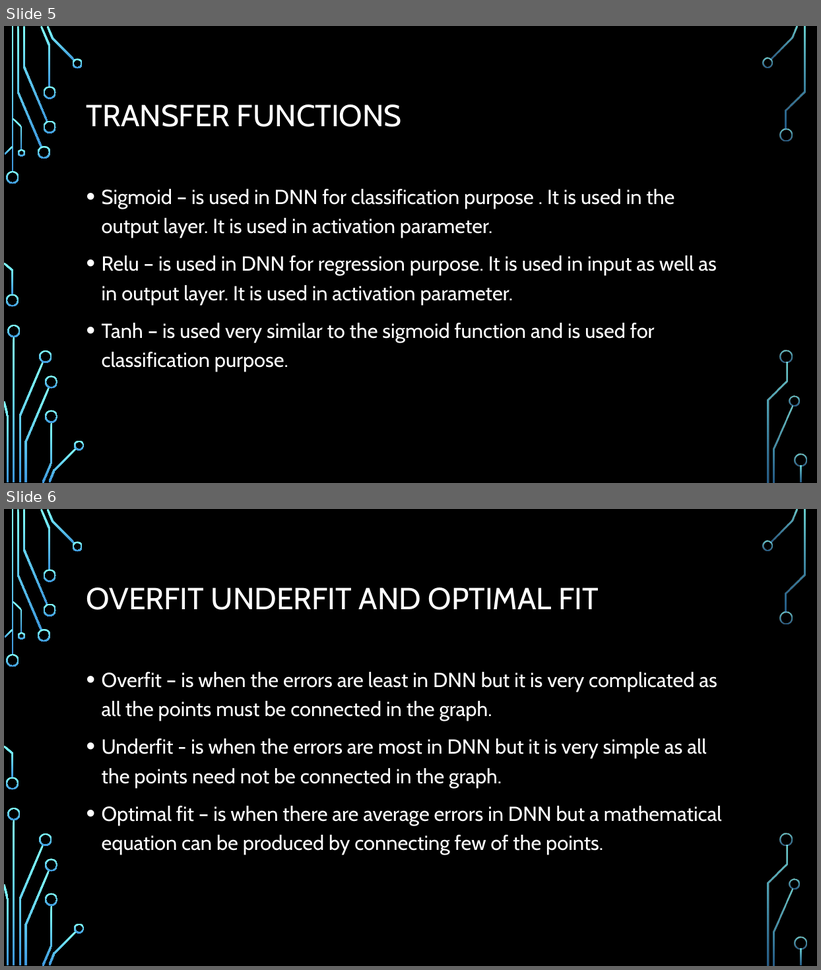
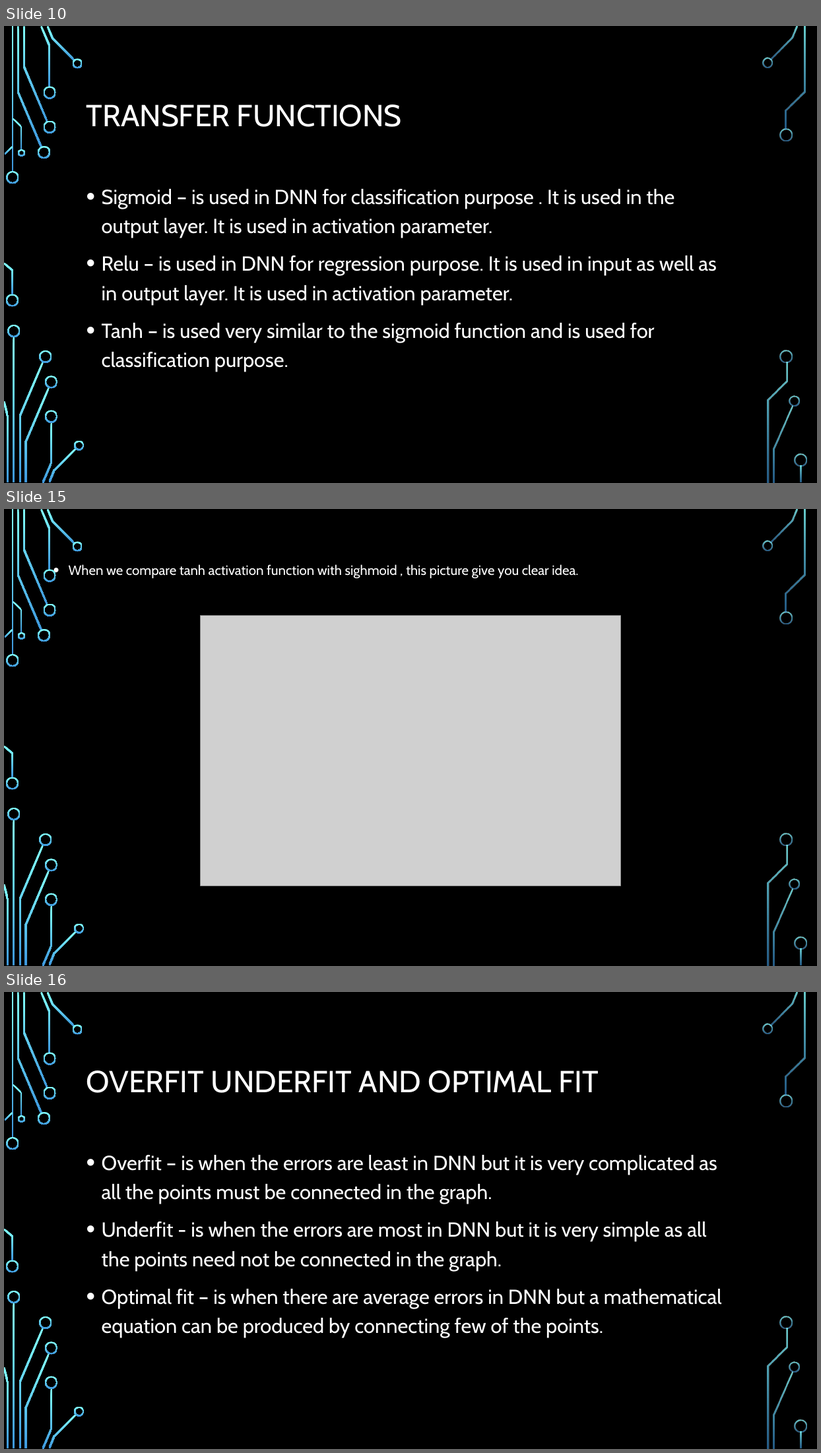
Before and after one commit to ENG19CS0023-AKSHAY/Deep-learning, a slide deck: ENG19CS0023(Akshay V R)(DL assignment 2).pptx. Shown one above the other, each under a label of ours: slides 5 and 6 before the commit, slides 10, 15 and 16 after it; the slides between them are not shown. The pictures are 821x970 and 821x1453 pixels, drawn with LibreOffice and Linux fonts; fonts in the diff are those of the drawing; grey boxes stand for pictures; background and template pictures are left out. Boxes give left, top, right and bottom in pixels: in the first picture for what was removed or moved away, otherwise in the second. Text is boxed around its words. In the diff, an @@ line names an element or a change of style, - is before the commit and + after.

```diff
--- a/ENG19CS0023(Akshay V R)(DL assignment 2).pptx
+++ b/ENG19CS0023(Akshay V R)(DL assignment 2).pptx
@@ slide 15 added at (4,509,817,966), background picture (left out); not listed: 36 template elements that a slide beside it also shows @@
@@ text added at (69,564,578,578), 16 pt, text #FFFFFF @@
+• When we compare tanh activation function with sighmoid , this picture give you clear idea.
@@ picture added at (201,616,620,887) @@
@@ what was slide 5 is now slide 10 @@
@@ what was slide 6 is now slide 16 @@
```
Also in this commit, not shown: 9 other slides added.
